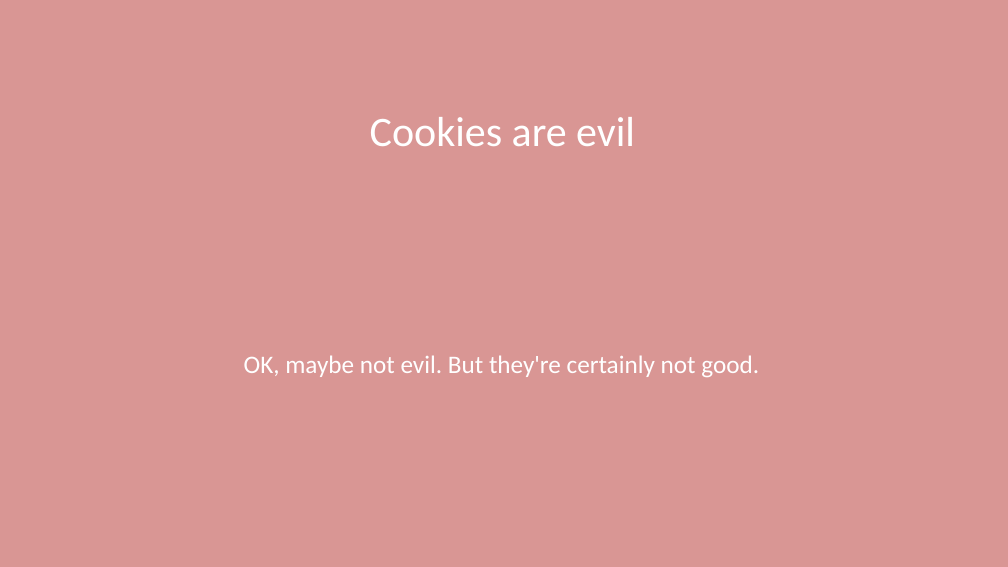
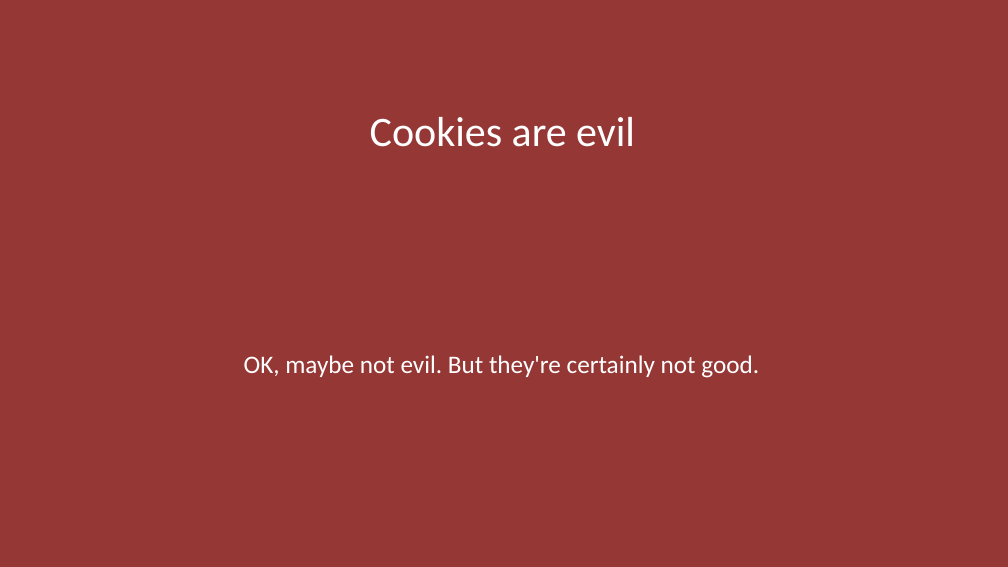
Before and after one commit to CharaD7/FrayedKnot, a slide deck: slide 6 of Slides/M6 Offline Data.pptx. Drawn at 1008x567 pixels with LibreOffice and Linux fonts; fonts in the diff are those of the drawing. Boxes give left, top, right and bottom in pixels: in the first picture for what was removed or moved away, otherwise in the second. Text is boxed around its words. In the diff, an @@ line names an element or a change of style, - is before the commit and + after.

```diff
--- a/Slides/M6 Offline Data.pptx
+++ b/Slides/M6 Offline Data.pptx
@@ background #D99694 to #953735 @@
```
Also in this commit, not shown: 1 slide removed, 16 other files.
